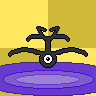
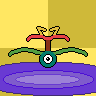
Comparing the layer stacks of the two (96, 96) images. Changes:
added group "Shiny" with 5 layers above "Group" over [9, 27, 87, 67]
added layer "Crown" in group "Shiny" over [9, 27, 87, 67]
added layer "Petals" in group "Shiny" over [9, 27, 87, 67]
added layer "Trunk" in group "Shiny" over [9, 27, 87, 67]
added layer "Leaves" in group "Shiny" over [9, 27, 87, 67]
added layer "Body" in group "Shiny" over [9, 27, 87, 67]
painted on "Paint Layer 1" over [9, 27, 87, 64]